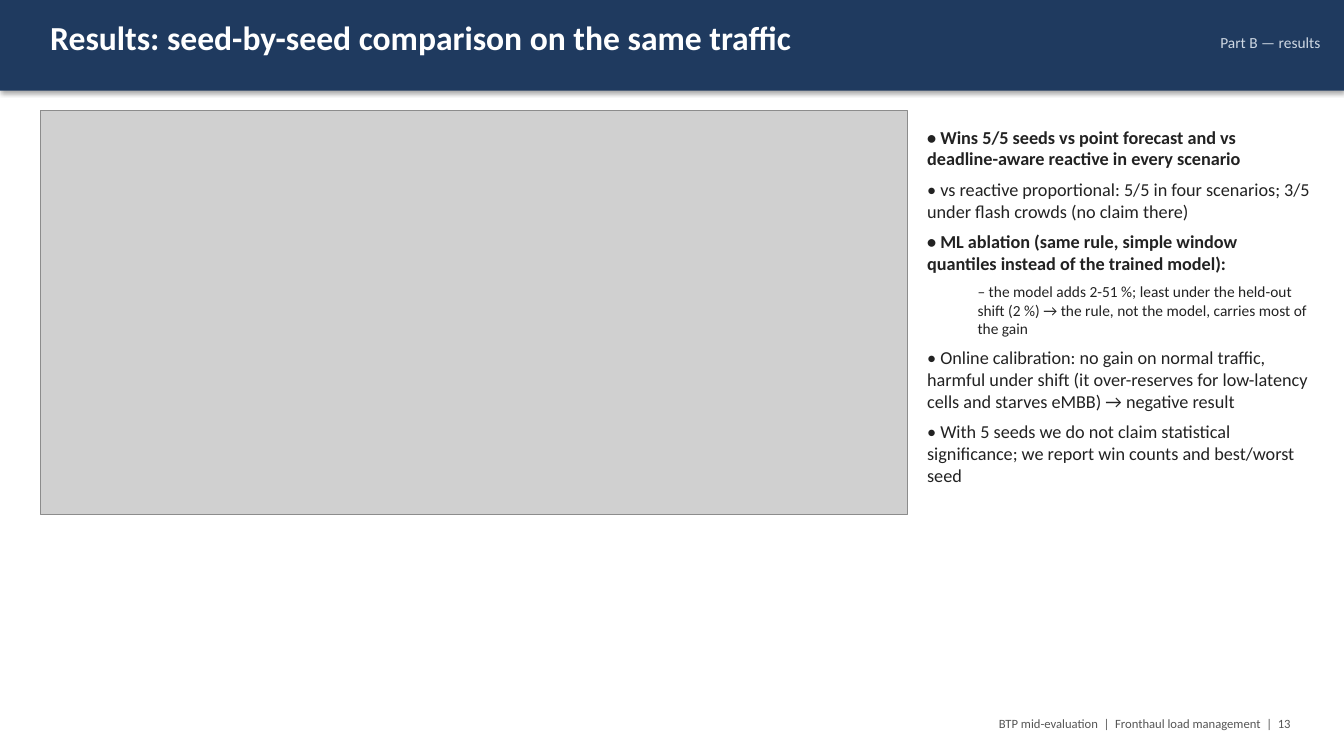
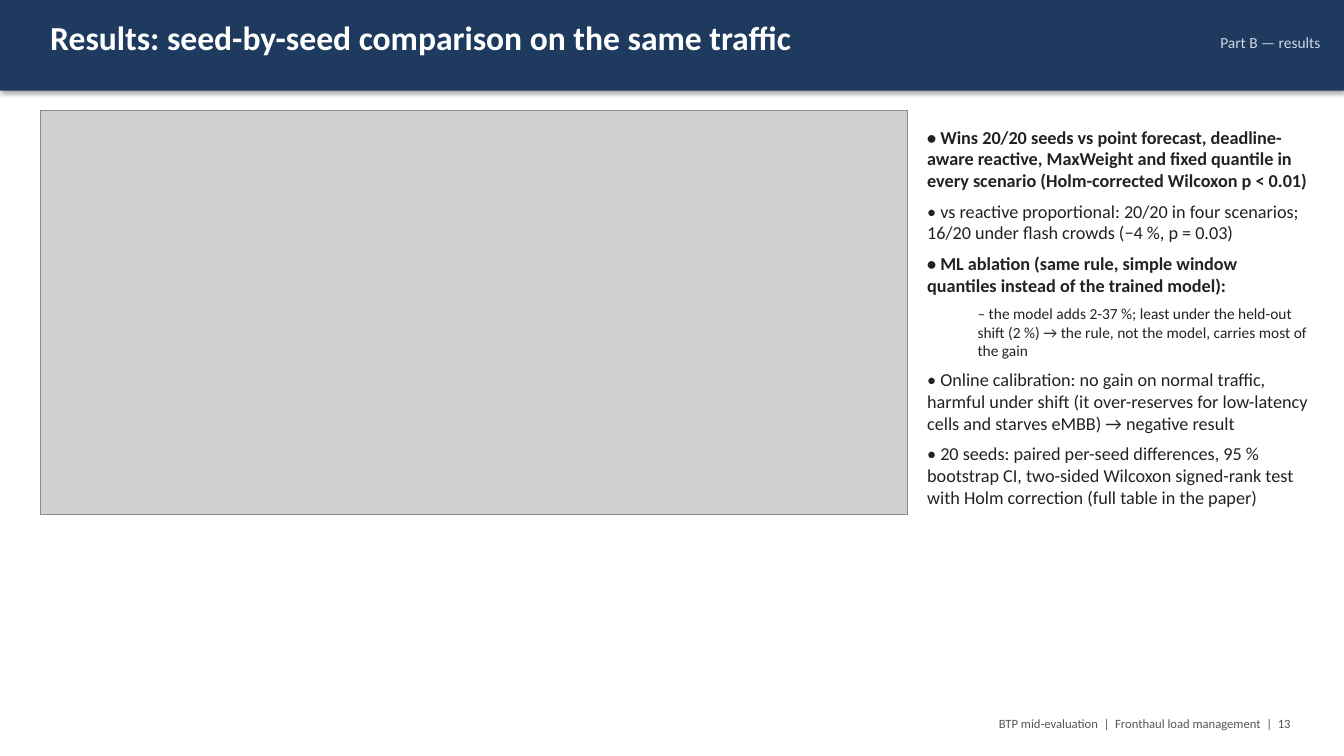
Before and after one commit to Harshvardhan-To1/BTP, a slide deck: slide 13 of docs/fhlm/BTP_midterm_fronthaul_load_management.pptx. Drawn at 1344x756 pixels with LibreOffice and Linux fonts; fonts in the diff are those of the drawing; grey boxes stand for pictures. Boxes give left, top, right and bottom in pixels: in the first picture for what was removed or moved away, otherwise in the second. Text is boxed around its words. In the diff, an @@ line names an element or a change of style, - is before the commit and + after.

```diff
--- a/docs/fhlm/BTP_midterm_fronthaul_load_management.pptx
+++ b/docs/fhlm/BTP_midterm_fronthaul_load_management.pptx
@@ text at (927,131,1307,242): text changed; bold on @@
-• Wins 5/5 seeds vs point forecast and vs deadline-aware reactive in every scenario
-• vs reactive proportional: 5/5 in four scenarios; 3/5 under flash crowds (no claim there)
+• Wins 20/20 seeds vs point forecast, deadline-aware reactive, MaxWeight and fixed quantile in every scenario (Holm-corrected Wilcoxon p < 0.01)
+• vs reactive proportional: 20/20 in four scenarios; 16/20 under flash crowds (−4 %, p = 0.03)
@@ text at (978,308,1307,359): text changed @@
-  – the model adds 2-51 %; least under the held-out shift (2 %) → the rule, not the model, carries most of the gain
+  – the model adds 2-37 %; least under the held-out shift (2 %) → the rule, not the model, carries most of the gain
@@ text at (927,447,1293,507): text changed @@
-• With 5 seeds we do not claim statistical significance; we report win counts and best/worst seed
+• 20 seeds: paired per-seed differences, 95 % bootstrap CI, two-sided Wilcoxon signed-rank test with Holm correction (full table in the paper)
```
Also in this commit, not shown: 8 other slides changed, 6 other files.
